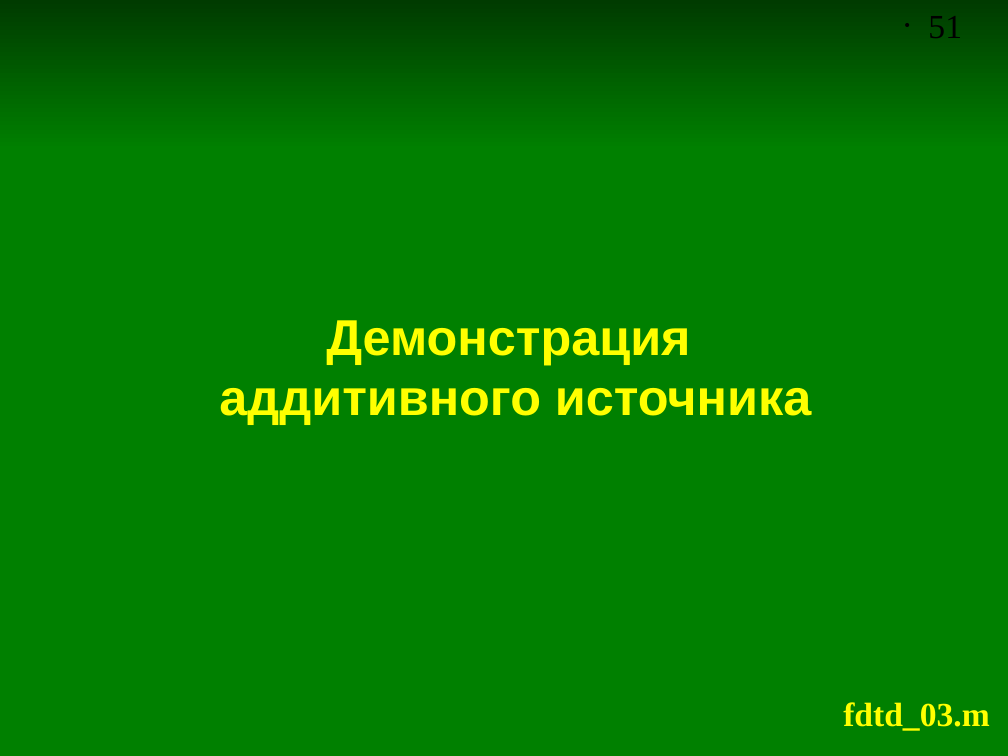
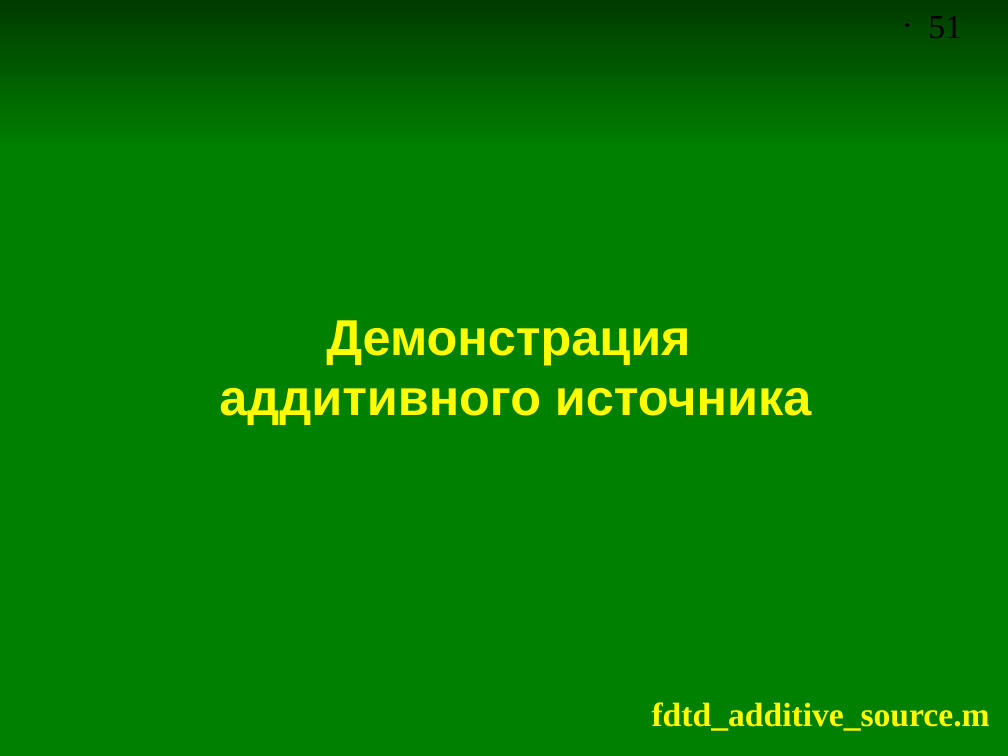
Before and after one commit to andris0147sv/modelling, a slide deck: slide 51 of presentations/2. FDTD.odp. Drawn at 1008x756 pixels with LibreOffice and Linux fonts; fonts in the diff are those of the drawing. Boxes give left, top, right and bottom in pixels: in the first picture for what was removed or moved away, otherwise in the second. Text is boxed around its words. In the diff, an @@ line names an element or a change of style, - is before the commit and + after.

```diff
--- a/presentations/2. FDTD.odp
+++ b/presentations/2. FDTD.odp
@@ text at [652,702,990,731]: text changed @@
-fdtd_03.m
+fdtd_additive_source.m
```
Also in this commit, not shown: 10 other slides changed, 4 slides added, 1 slide removed, 9 other files.
